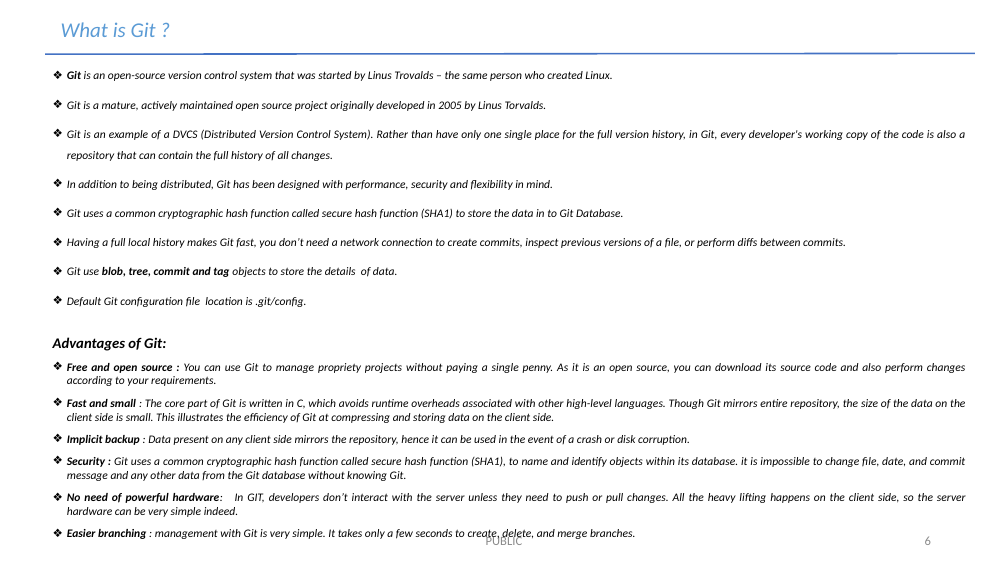
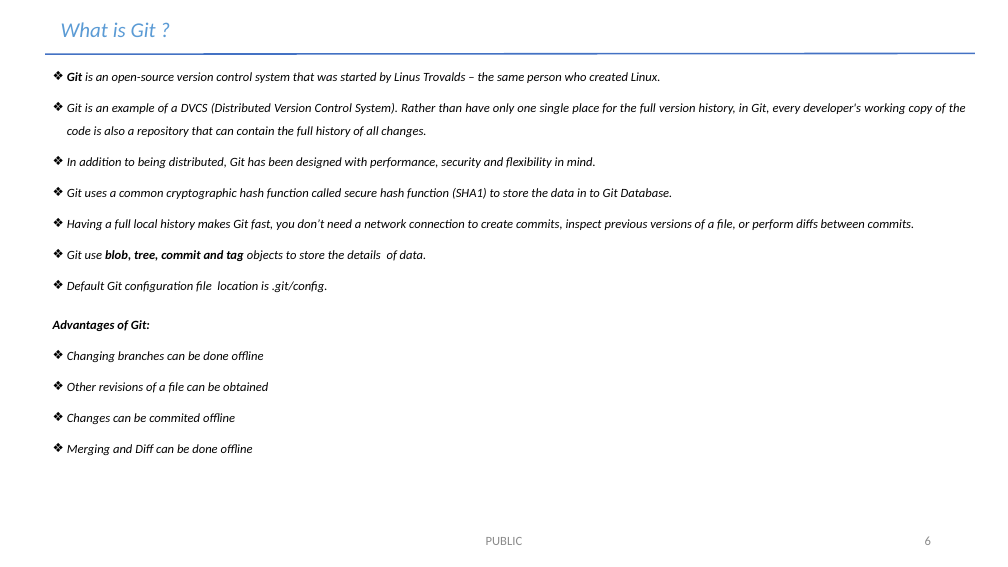
Before and after one commit to rakesh100282/Git-1, a slide deck: slide 6 of Git-V 0.1.pptx. Drawn at 1008x567 pixels with LibreOffice and Linux fonts; fonts in the diff are those of the drawing. Boxes give left, top, right and bottom in pixels: in the first picture for what was removed or moved away, otherwise in the second. Text is boxed around its words. In the diff, an @@ line names an element or a change of style, - is before the commit and + after.

```diff
--- a/Git-V 0.1.pptx
+++ b/Git-V 0.1.pptx
@@ text at bbox=[53, 72, 966, 331]: size 11 to 12 pt in "Git is an open-source version control system ...", "Git is an example of a DVCS ...", "In addition to being distributed, Git has ...", "Git uses a common cryptographic hash function ..." and 3 more places; size 14 to 12 pt in "Advantages of Git:" @@
@@ text at bbox=[67, 101, 547, 111]: paragraph removed @@
-❖ Git is a mature, actively maintained open source project originally developed in 2005 by Linus Torvalds.
@@ text at bbox=[67, 351, 268, 455]: text changed; size 11 to 12 pt @@
-❖ Free and open source : You can use Git to manage propriety projects without paying a single penny. As it is an open source, you can download its source code and also perform changes according to your requirements.
-❖ Fast and small : The core part of Git is written in C, which avoids runtime overheads associated with other high-level languages. Though Git mirrors entire repository, the size of the data on the client side is small. This illustrates the efficiency of Git at compressing and storing data on the client side.
-❖ Implicit backup : Data present on any client side mirrors the repository, hence it can be used in the event of a crash or disk corruption.
-❖ Security : Git uses a common cryptographic hash function called secure hash function (SHA1), to name and identify objects within its database. it is impossible to change file, date, and commit message and any other data from the Git database without knowing Git.
-❖ No need of powerful hardware: In GIT, developers don’t interact with the server unless they need to push or pull changes. All the heavy lifting happens on the client side, so the server hardware can be very simple indeed.
-❖ Easier branching : management with Git is very simple. It takes only a few seconds to create, delete, and merge branches.
+❖ Changing branches can be done offline
+❖ Other revisions of a file can be obtained
+❖ Changes can be commited offline
+❖ Merging and Diff can be done offline
```
Also in this commit, not shown: 7 other slides changed, 1 slide added.
